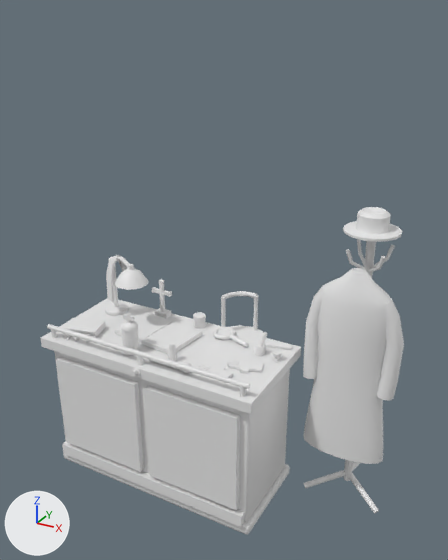
An edit to the glTF model assets/eclipse/kit/library_corner.glb, drawn before and after from the same camera.
One viewpoint serves both versions: a camera (50 mm lens) standing at (2.09, -3.04, 3.11) and looking at (0.15, 0.48, 1.35). The lights are fixed; the arrows at lower left show +X, +Y and +Z. The picture after the commit comes second.

In view in the first picture: 'coat_hook', 'desk', 'desk_chair', 'gloves', 'lamp', 'ledger', 'reliquary', 'rituale' and 8 more.
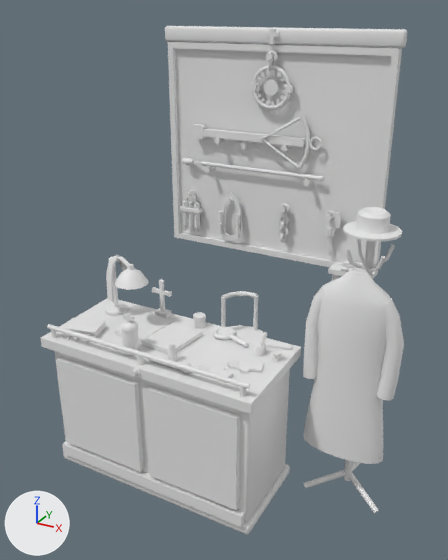
Commit message: feat(library): the corner's hunt

Boxes (x1, y1, x2, y2) around the edits, measured in the pictures (448 x 560 px):
'hunt_rack', added
    after: (165, 26, 408, 281)
'crossbow', added
    after: (192, 115, 323, 169)
'trap_jaws', added
    after: (250, 50, 293, 110)
'sword_cane', added
    after: (182, 158, 324, 181)
'bandolier', added
    after: (218, 193, 242, 241)
'stakes', added
    after: (180, 190, 203, 233)
'revolver', added
    after: (325, 210, 341, 255)
'chains', added
    after: (278, 203, 290, 242)
'rounds', added
    after: (341, 260, 362, 271)

The change in detail:
Mesh me_trap_jaws is new.
It has 440 vertices, 804 faces and spans x -0.175..0.175, y 1.462..1.558, z 2.374..2.812.
It uses material mat_steel (white #e7e7e7).
Mesh me_sword_cane is new.
It has 104 vertices, 192 faces and spans x -0.82..0.47, y 1.48..1.54, z 1.854..1.914.
Faces by material slot: [92, 12, 60, 28].
It uses material mat_silver (white #e7e7e7).
It uses material mat_steel (white #e7e7e7).
It uses material mat_wood (white #e7e7e7).
It uses material mat_brass (white #e7e7e7).
Mesh me_stakes is new.
It has 67 vertices, 126 faces and spans x -0.85..-0.65, y 1.475..1.545, z 1.24..1.633.
Faces by material slot: [60, 18, 48].
It uses material mat_wood (white #e7e7e7).
It uses material mat_silver (white #e7e7e7).
It uses material mat_leather_old (white #e7e7e7).
Mesh me_rounds is new.
It has 80 vertices, 144 faces and spans x 0.7..0.87, y 1.403..1.515, z 1.19..1.245.
Faces by material slot: [12, 132].
It uses material mat_paper_kraft (white #e7e7e7).
It uses material mat_brass (white #e7e7e7).
Mesh me_revolver is new.
It has 104 vertices, 192 faces and spans x 0.507..0.632, y 1.476..1.544, z 1.269..1.642.
Faces by material slot: [180, 12].
It uses material mat_steel (white #e7e7e7).
It uses material mat_wood (white #e7e7e7).
Mesh me_hunt_rack is new.
It has 419 vertices, 780 faces and spans x -0.98..0.98, y 1.4..1.6, z 1.03..2.97.
Faces by material slot: [2, 778].
It uses material mat_felt_green (white #e7e7e7).
It uses material mat_wood (white #e7e7e7).
Mesh me_crossbow is new.
It has 130 vertices, 240 faces and spans x -0.7..0.445, y 1.465..1.54, z 1.941..2.355.
Faces by material slot: [24, 184, 32].
It uses material mat_wood (white #e7e7e7).
It uses material mat_steel (white #e7e7e7).
It uses material mat_paper_kraft (white #e7e7e7).
Mesh me_chains is new.
It has 288 vertices, 576 faces and spans x 0.104..0.196, y 1.462..1.558, z 1.298..1.642.
It uses material mat_steel (white #e7e7e7).
Mesh me_bandolier is new.
It has 168 vertices, 304 faces and spans x -0.462..-0.238, y 1.465..1.517, z 1.226..1.66.
Faces by material slot: [80, 112, 112].
It uses material mat_leather_old (white #e7e7e7).
It uses material mat_glass (white #e7e7e7).
It uses material mat_paper_kraft (white #e7e7e7).
Object 'trap_jaws' (ob_trap_jaws) is new; it shows me_trap_jaws.
Its location is (0.0, 0.0, 0.0).
Object 'sword_cane' (ob_sword_cane) is new; it shows me_sword_cane.
Its location is (0.0, 0.0, 0.0).
Object 'stakes' (ob_stakes) is new; it shows me_stakes.
Its location is (0.0, 0.0, 0.0).
Object 'rounds' (ob_rounds) is new; it shows me_rounds.
Its location is (0.0, 0.0, 0.0).
Object 'revolver' (ob_revolver) is new; it shows me_revolver.
Its location is (0.0, 0.0, 0.0).
Object 'hunt_rack' (ob_hunt_rack) is new; it shows me_hunt_rack.
Its location is (0.0, 0.0, 0.0).
Object 'crossbow' (ob_crossbow) is new; it shows me_crossbow.
Its location is (0.0, 0.0, 0.0).
Object 'chains' (ob_chains) is new; it shows me_chains.
Its location is (0.0, 0.0, 0.0).
Object 'bandolier' (ob_bandolier) is new; it shows me_bandolier.
Its location is (0.0, 0.0, 0.0).
